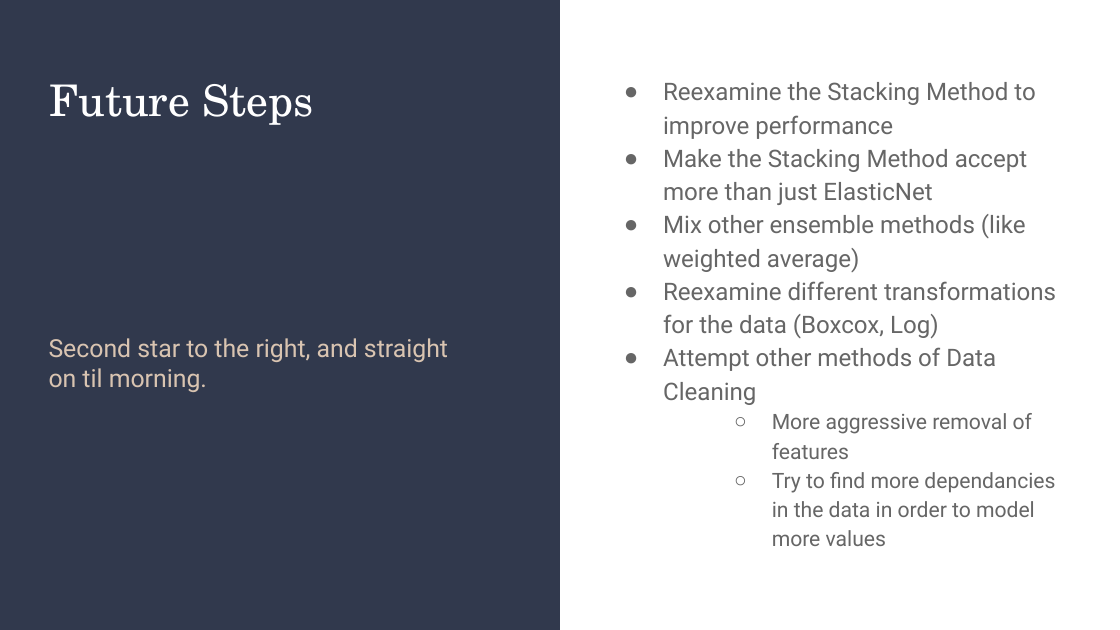
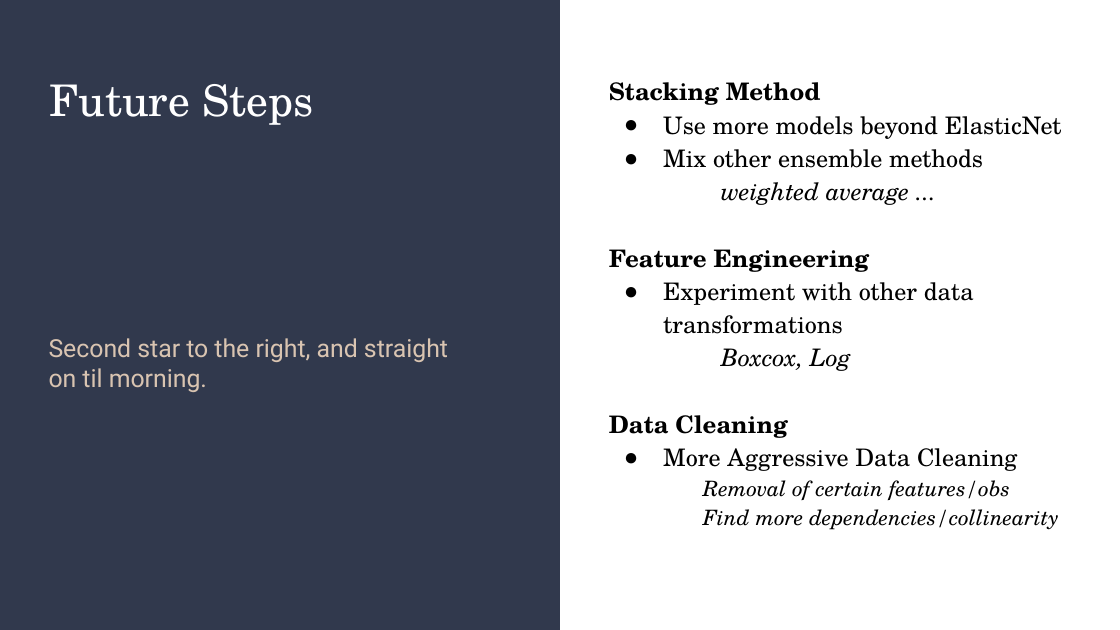
Before and after one commit to saudino480/machina_ex_kaggle, a slide deck: slide 15 of presentation/Machina-Ex-Kaggle Presentation_beta.pptx (slide 14 before the commit). Drawn at 1120x630 pixels with LibreOffice and Linux fonts; fonts in the diff are those of the drawing. Boxes give left, top, right and bottom in pixels: in the first picture for what was removed or moved away, otherwise in the second. Text is boxed around its words. In the diff, an @@ line names an element or a change of style, - is before the commit and + after.

Commit message:
Presentation Edits

```diff
--- a/presentation/Machina-Ex-Kaggle Presentation_beta.pptx
+++ b/presentation/Machina-Ex-Kaggle Presentation_beta.pptx
@@ text at (x1=609, y1=82, x2=1062, y2=530): text changed; font Roboto to TeX Gyre Schola; text colour #666666 to #000000 @@
-● Reexamine the Stacking Method to improve performance
-● Make the Stacking Method accept more than just ElasticNet
-● Mix other ensemble methods (like weighted average)
-● Reexamine different transformations for the data (Boxcox, Log)
-● Attempt other methods of Data Cleaning
-  ○ More aggressive removal of features
-  ○ Try to find more dependancies in the data in order to model more values
+Stacking Method
+● Use more models beyond ElasticNet
+● Mix other ensemble methods
+weighted average ...
+Feature Engineering
+● Experiment with other data transformations
+Boxcox, Log
+Data Cleaning
+● More Aggressive Data Cleaning
+Removal of certain features/obs
+Find more dependencies/collinearity
```
Also in this commit, not shown: 11 other slides changed, 1 slide added, 2 other files.
